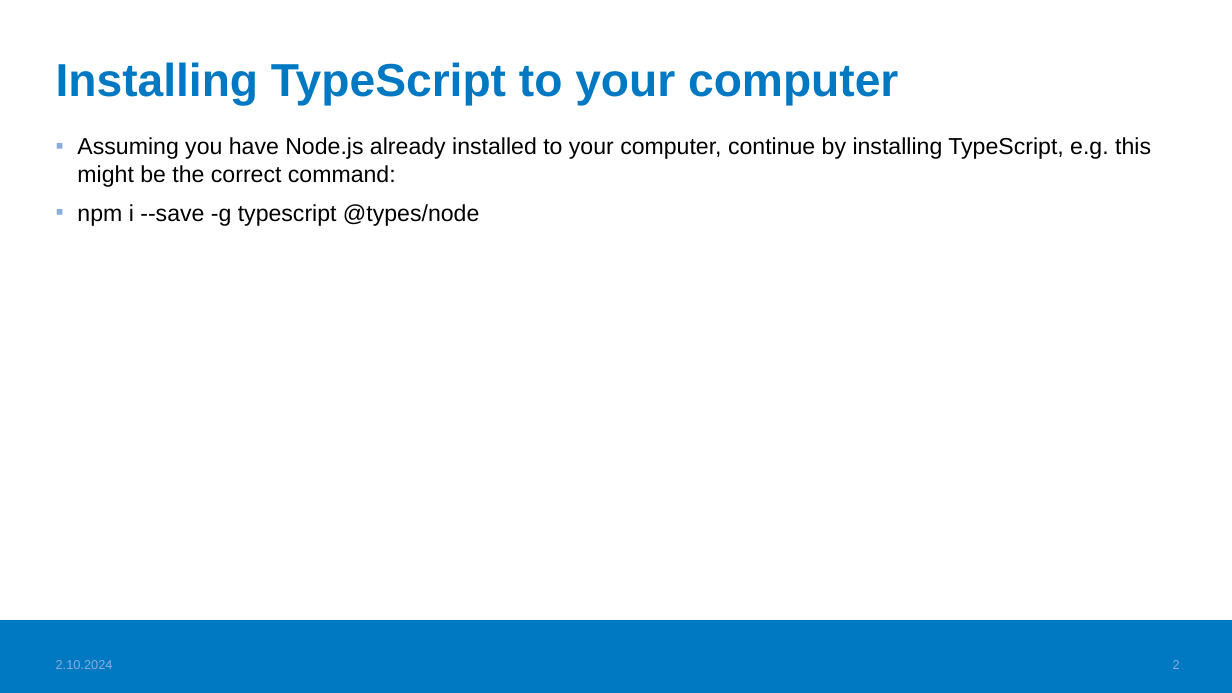
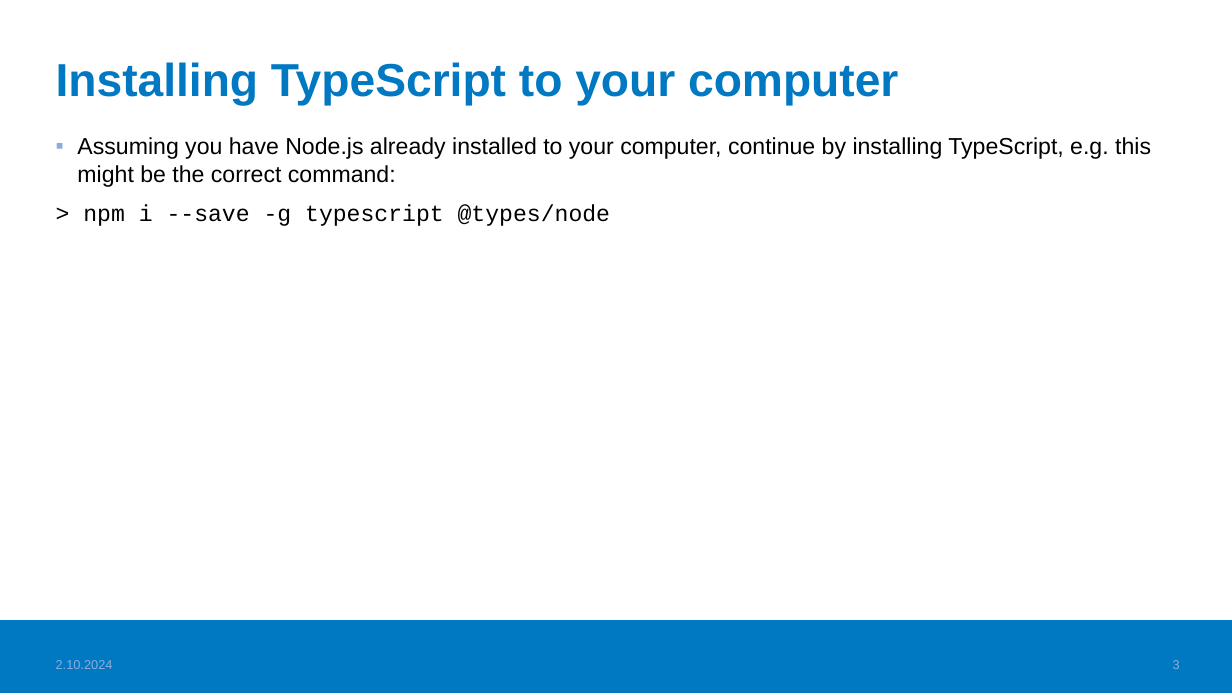
Before and after one commit to valju/JS_ES_Features, a slide deck: slide 3 of TS_basics/TypeScript_usage_understood.pptx (slide 2 before the commit). Drawn at 1232x693 pixels with LibreOffice and Linux fonts; fonts in the diff are those of the drawing; background and template pictures are left out. Boxes give left, top, right and bottom in pixels: in the first picture for what was removed or moved away, otherwise in the second. Text is boxed around its words. In the diff, an @@ line names an element or a change of style, - is before the commit and + after.

```diff
--- a/TS_basics/TypeScript_usage_understood.pptx
+++ b/TS_basics/TypeScript_usage_understood.pptx
@@ text at [83, 204, 610, 226]: text changed; font Arial to Courier New @@
-▪ npm i --save -g typescript @types/node
+> npm i --save -g typescript @types/node
```
Also in this commit, not shown: 8 other slides changed, 1 slide removed, 1 other file.
